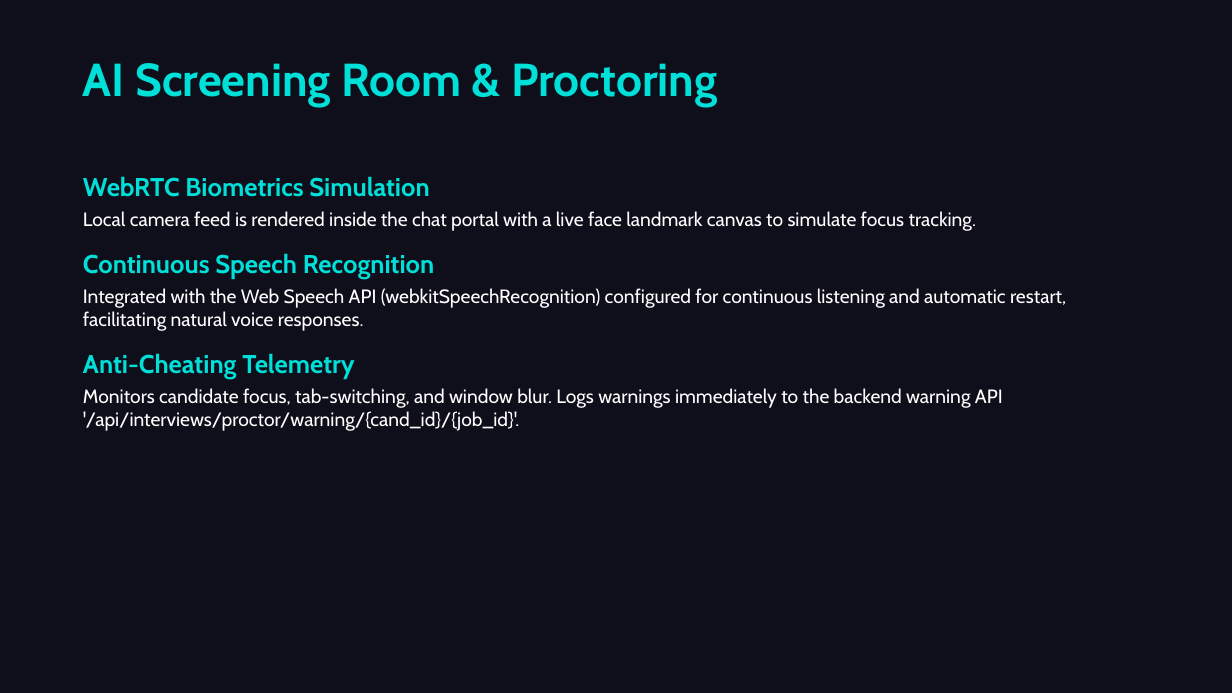
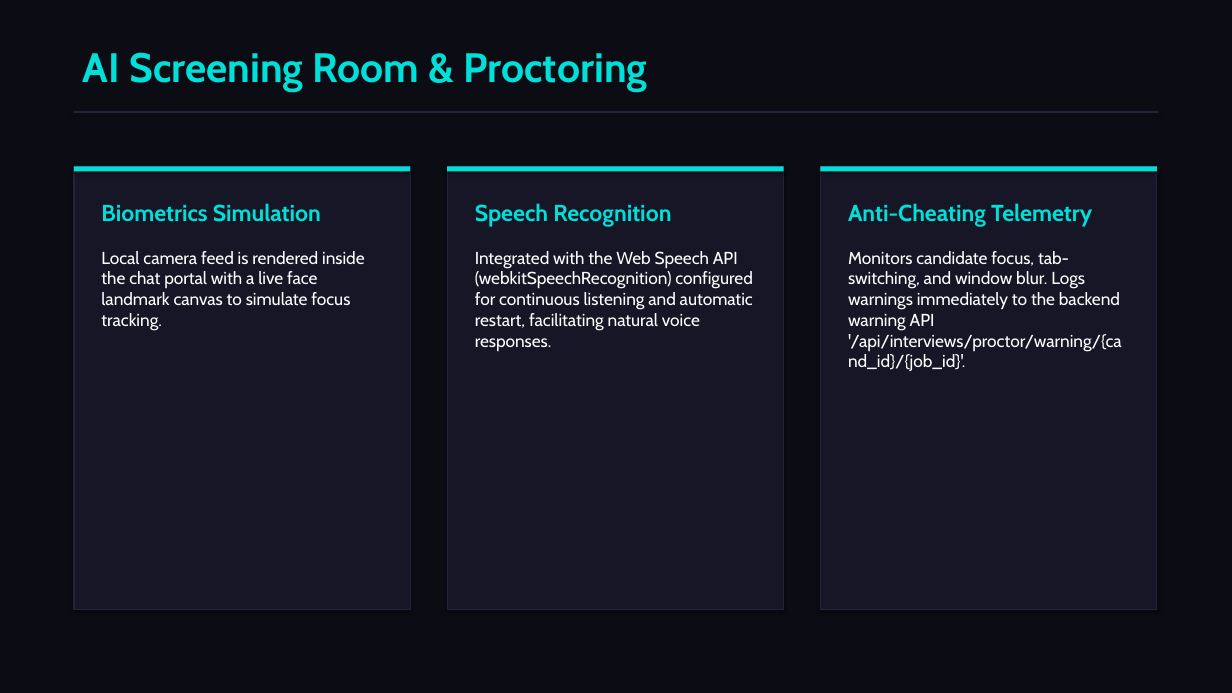
Before and after one commit to saniapaul441-hub/AI-recruiter, a slide deck: slide 7 of AI_Recruiter_Presentation.pptx. Drawn at 1232x693 pixels with LibreOffice and Linux fonts; fonts in the diff are those of the drawing. Boxes give left, top, right and bottom in pixels: in the first picture for what was removed or moved away, otherwise in the second. Text is boxed around its words. In the diff, an @@ line names an element or a change of style, - is before the commit and + after.

Commit message:
Optimize PPTX structure with premium card layouts, columns, and grid styling

```diff
--- a/AI_Recruiter_Presentation.pptx
+++ b/AI_Recruiter_Presentation.pptx
@@ background #0F0F1B to #0C0C14 @@
@@ text "AI Screening Room & Proctoring": place and size @@
-text "AI Screening Room & Proctoring" at (83, 63, 718, 107)
+text "AI Screening Room & Proctoring" at (83, 52, 648, 92)
@@ text "AI Screening Room & Proctoring" at (83, 52, 648, 92): size 36 to 32 pt @@
@@ rectangle added at (74, 111, 1158, 113), fill #23233C @@
@@ rectangle added at (74, 166, 410, 610), fill #161626, outline #23233C 1 pt @@
@@ rectangle added at (74, 166, 410, 172), fill #00DFD8 @@
@@ text at (83, 176, 1066, 331): paragraphs removed @@
-WebRTC Biometrics Simulation
-Local camera feed is rendered inside the chat portal with a live face landmark canvas to simulate focus tracking.
-Continuous Speech Recognition
-Integrated with the Web Speech API (webkitSpeechRecognition) configured for continuous listening and automatic restart, facilitating natural voice responses.
@@ rectangle added at (447, 166, 784, 610), fill #161626, outline #23233C 1 pt @@
@@ rectangle added at (447, 166, 784, 172), fill #00DFD8 @@
@@ rectangle added at (821, 166, 1157, 610), fill #161626, outline #23233C 1 pt @@
@@ rectangle added at (821, 166, 1157, 172), fill #00DFD8 @@
@@ text added at (101, 203, 365, 331), 13.5 pt, text #FFFFFF @@
+Biometrics Simulation
+Local camera feed is rendered inside the chat portal with a live face landmark canvas to simulate focus tracking.
@@ text added at (475, 203, 753, 351), 13.5 pt, text #FFFFFF @@
+Speech Recognition
+Integrated with the Web Speech API (webkitSpeechRecognition) configured for continuous listening and automatic restart, facilitating natural voice responses.
@@ text "Anti-Cheating Telemetry": place and size @@
-text "Anti-Cheating Telemetry" at (83, 176, 1066, 431)
+text "Anti-Cheating Telemetry" at (848, 203, 1122, 371)
@@ text "Anti-Cheating Telemetry" at (848, 203, 1122, 371): size 20 to 18 pt in "Anti-Cheating Telemetry"; size 15 to 13.5 pt in "Monitors candidate focus, tab-switching, and window blur. ..."; less space between paragraphs @@
```
Also in this commit, not shown: 9 other slides changed, 1 other file.
